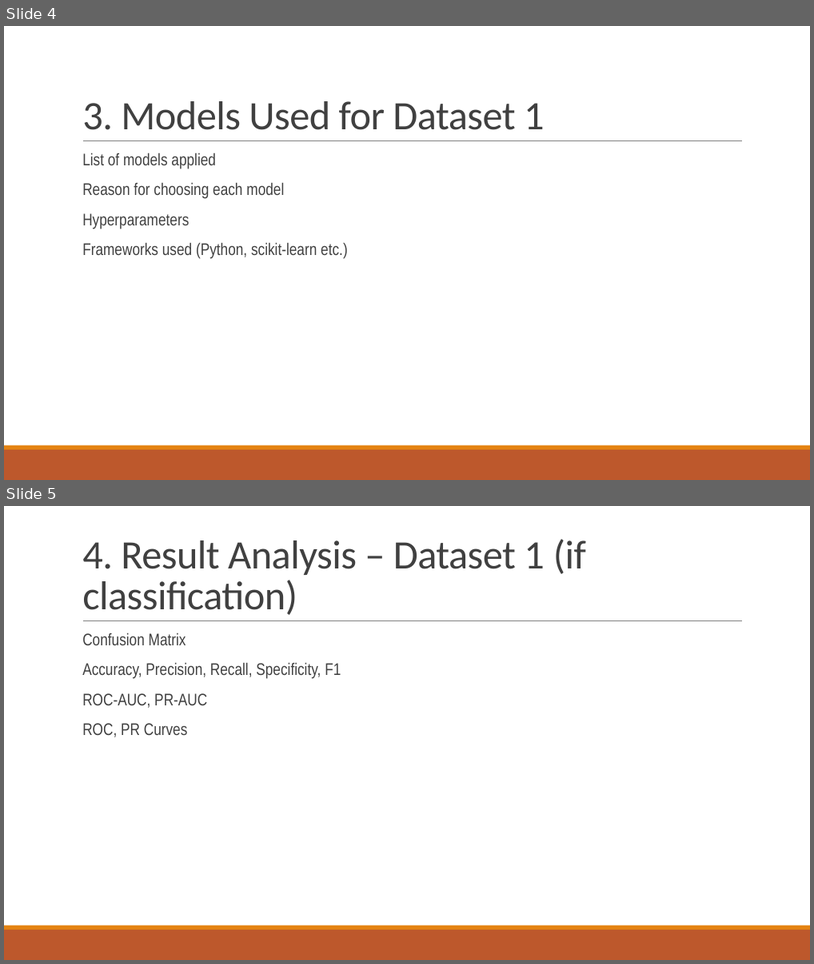
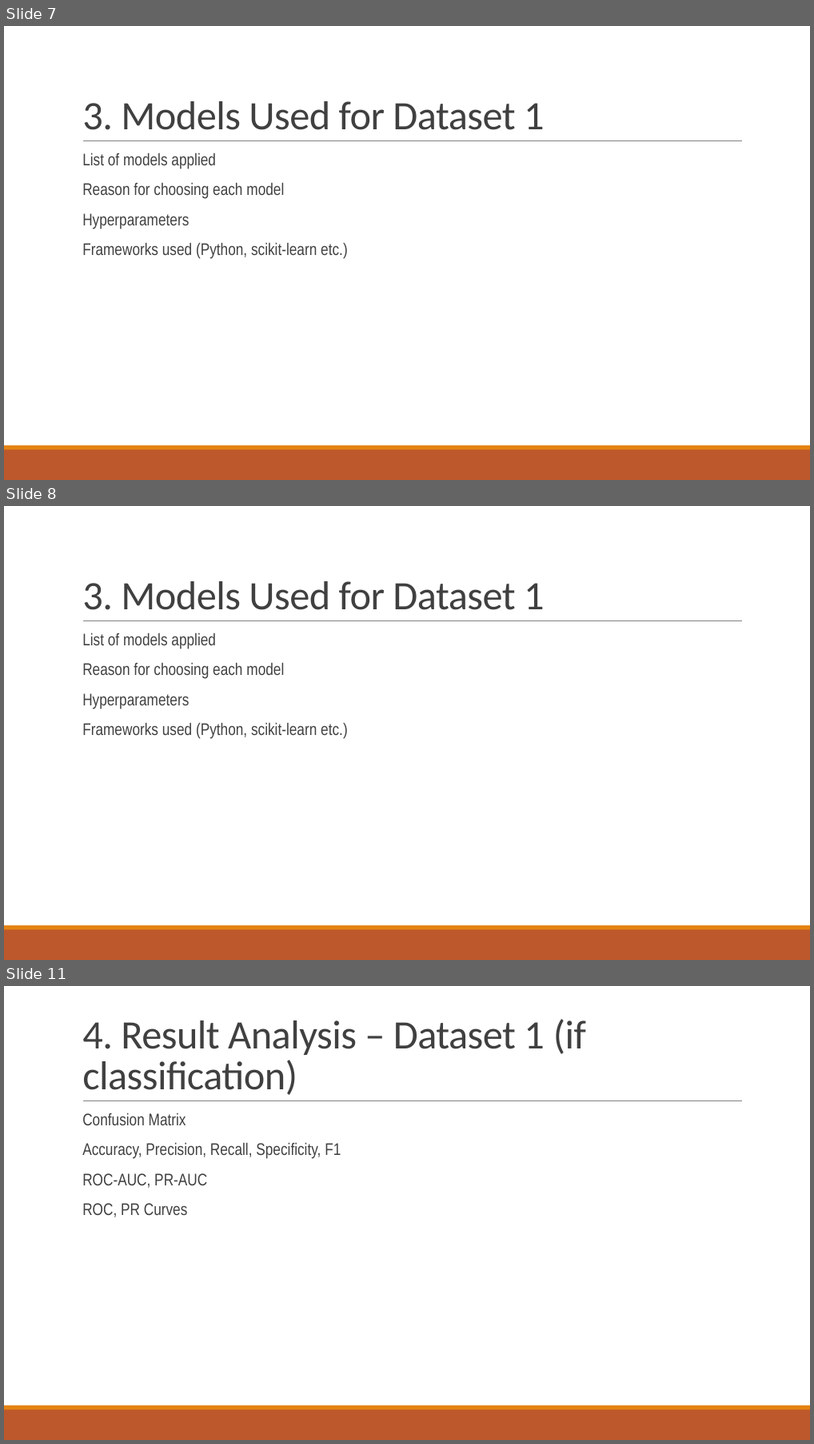
Before and after one commit to akay6483/mmml-ecommerce, a slide deck: docs/23CSE301_A8.pptx. Shown one above the other, each under a label of ours: slides 4 and 5 before the commit, slides 7, 8 and 11 after it; the slides between them are not shown. The pictures are 814x964 and 814x1444 pixels, drawn with LibreOffice and Linux fonts; fonts in the diff are those of the drawing; background and template pictures are left out. Boxes give left, top, right and bottom in pixels: in the first picture for what was removed or moved away, otherwise in the second. Text is boxed around its words. In the diff, an @@ line names an element or a change of style, - is before the commit and + after.

```diff
--- a/docs/23CSE301_A8.pptx
+++ b/docs/23CSE301_A8.pptx
@@ slide 8 added at (x1=4, y1=506, x2=810, y2=960), background picture (left out); not listed: 3 template elements that a slide beside it also shows @@
@@ title added at (x1=82, y1=581, x2=544, y2=610), 48 pt, text #404040 @@
+3. Models Used for Dataset 1
@@ text added at (x1=82, y1=632, x2=348, y2=739), 20 pt, text #404040 @@
+  List of models applied
+  Reason for choosing each model
+  Hyperparameters
+  Frameworks used (Python, scikit-learn etc.)
@@ what was slide 4 is now slide 7 @@
@@ what was slide 5 is now slide 11 @@
```
Also in this commit, not shown: 1 slide changed, 12 other slides added, 2 slides removed, 7 other files.
